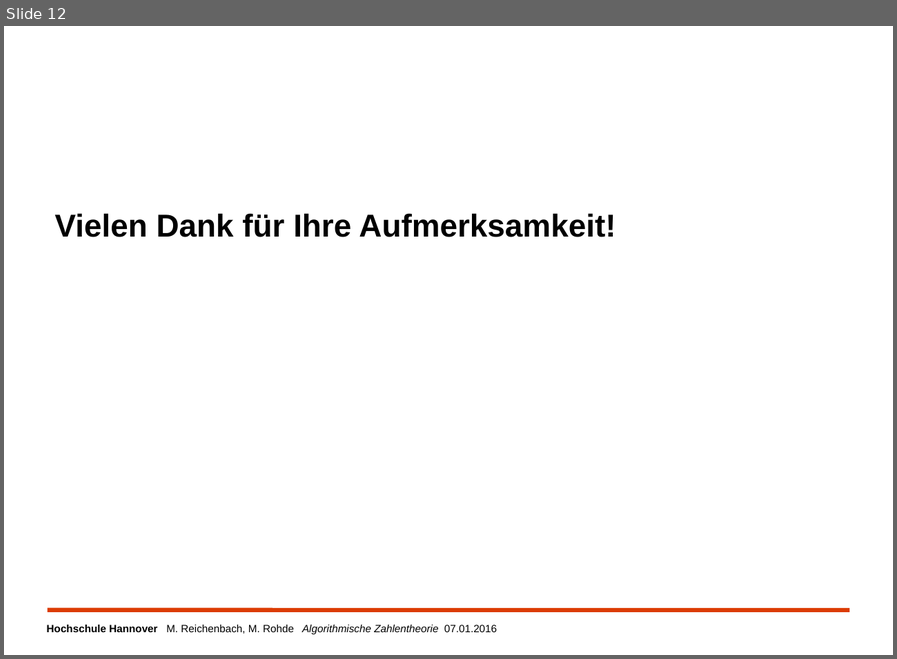
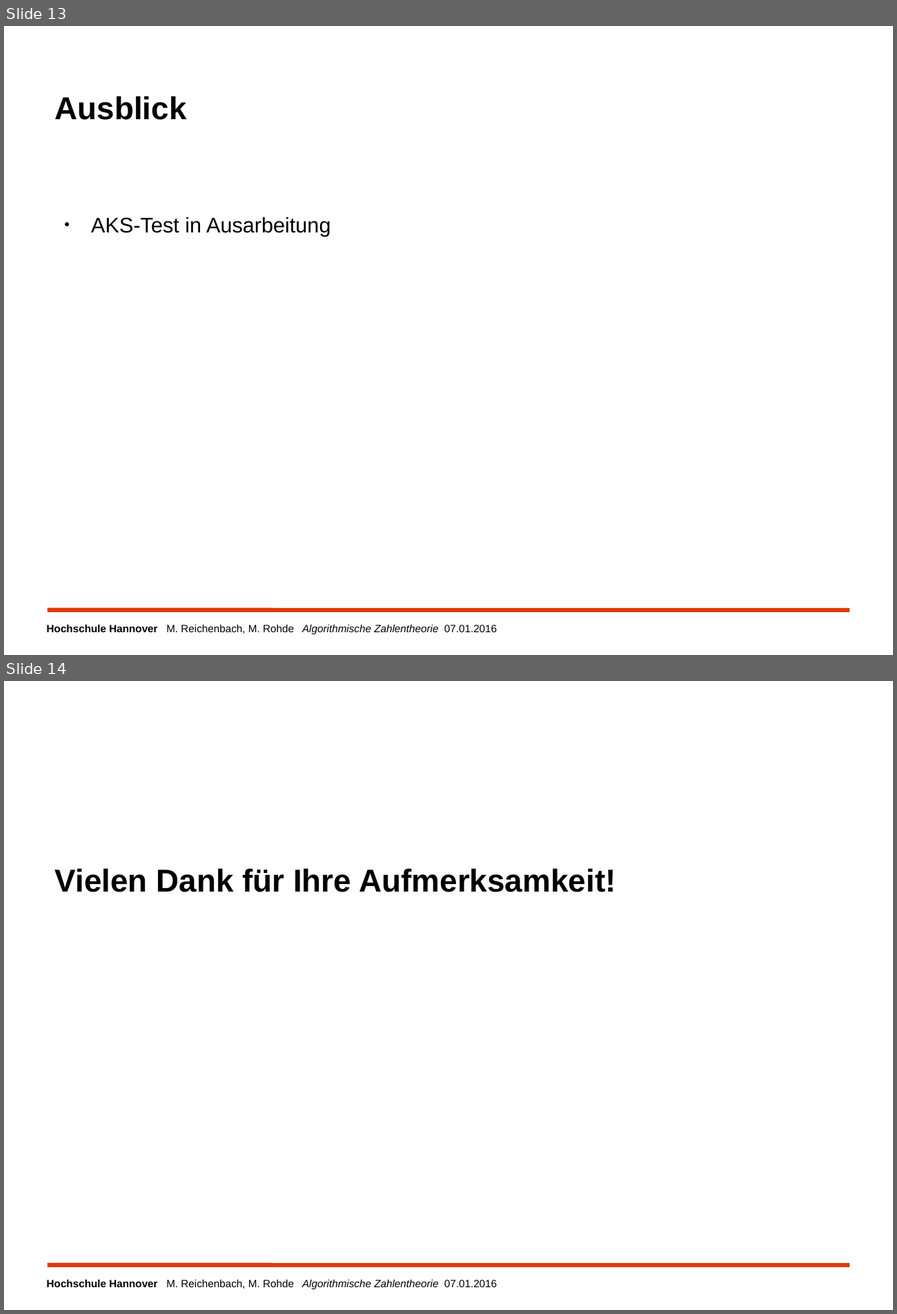
Before and after one commit to MReichenbach/SeminarAK, a slide deck: vortrag/AuKSeminarZahlentheorie.odp. Shown one above the other, each under a label of ours: slide 12 before the commit, slides 13 and 14 after it. The pictures are 897x659 and 897x1314 pixels, drawn with LibreOffice and Linux fonts; fonts in the diff are those of the drawing; background and template pictures are left out. Boxes give left, top, right and bottom in pixels: in the first picture for what was removed or moved away, otherwise in the second. Text is boxed around its words. In the diff, an @@ line names an element or a change of style, - is before the commit and + after.

```diff
--- a/vortrag/AuKSeminarZahlentheorie.odp
+++ b/vortrag/AuKSeminarZahlentheorie.odp
@@ slide 13 added at (x1=4, y1=26, x2=893, y2=655), background #FFFFFF; not listed: 2 template elements that a slide beside it also shows @@
@@ title added at (x1=55, y1=96, x2=187, y2=120), 30 pt, text #000000, bold @@
+Ausblick
@@ text added at (x1=91, y1=216, x2=330, y2=236), 20 pt, text #000000 @@
+● AKS-Test in Ausarbeitung
@@ what was slide 12 is now slide 14 @@
```
Also in this commit, not shown: 11 other slides added, 10 slides removed.
